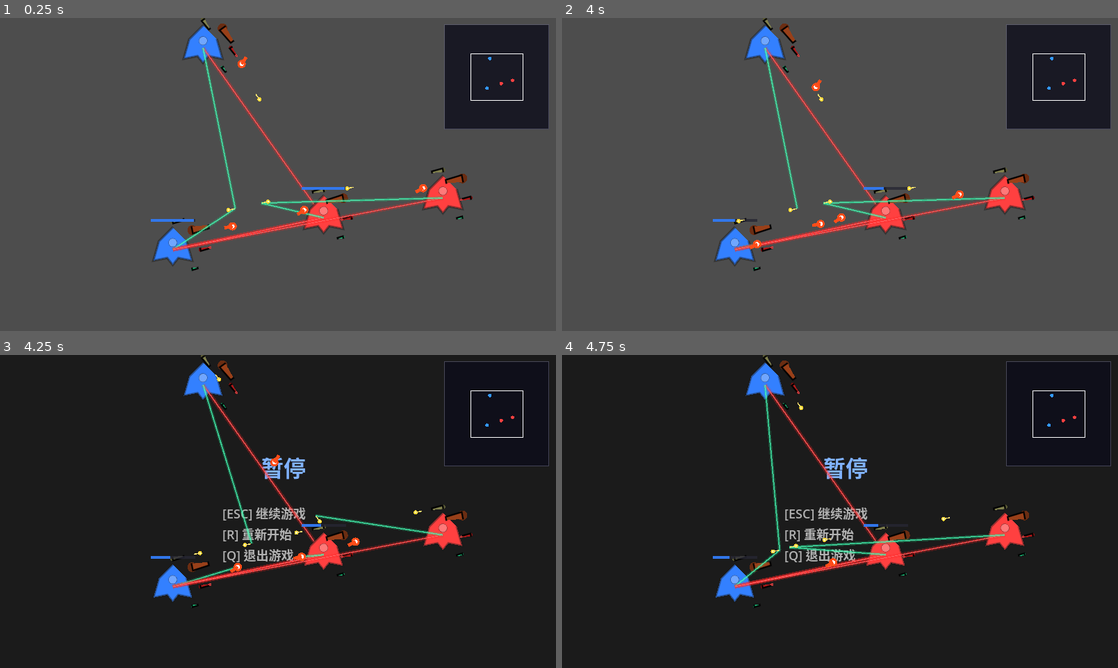
Above: before the commit, frames 1-4 (two rows, left to right).
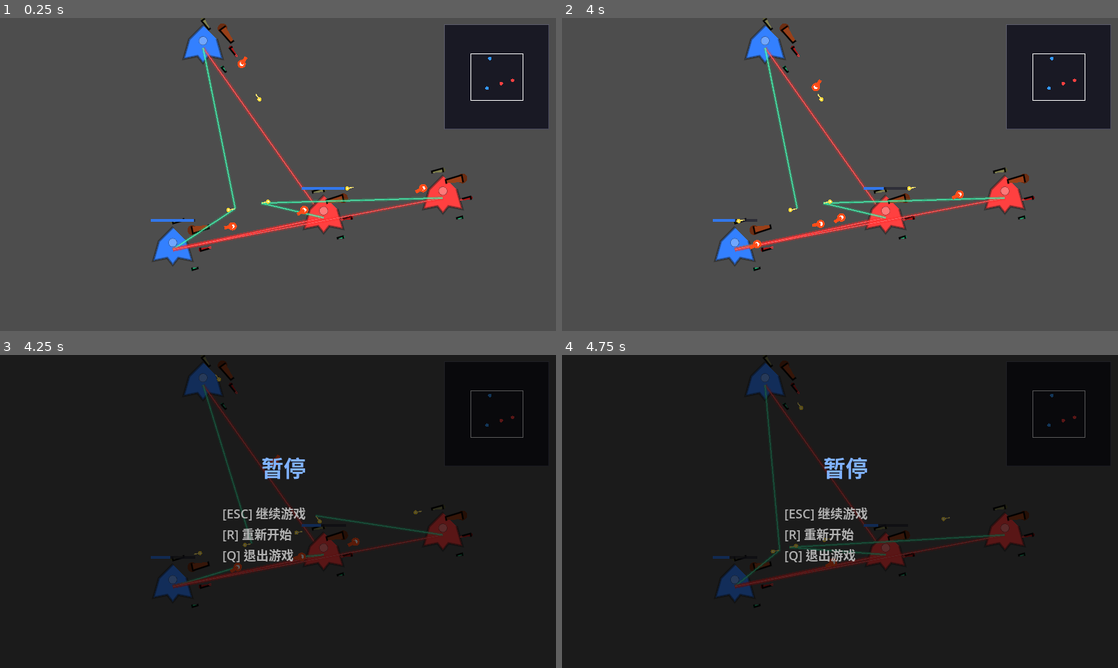
Above: after the commit, the same moments.

Repository: ZhanXuzhao/SpaceRTS
Game: Godot game, scene res://scenes/main.tscn
The game is run twice, just before and just after one commit, with the same random seed, the same clock (stepped at 60 frames per second) and the same inputs.
Inputs (mouse positions are in pixels of both pictures, inside the frame that each line leads up to):
- Up to frame 1 (0.25 s): no input
- Up to frame 2 (4 s): tap Enter at 0.5 s; move the mouse to (962, 158) at 0.52 s; tap R at 0.6, 2.1 s; click (962, 158) at 0.67 s; tap Q at 0.8, 2.3, 3.8 s; drag from (728, 190) to (767, 49) at 1.27 s; move the mouse to (895, 105) at 2.02 s; click (895, 105) at 2.17 s; drag from (812, 237) to (1006, 196) at 2.77 s; move the mouse to (1006, 221) at 3.52 s; hold A from 3.53 s (still down); hold Shift from 3.53 s (still down); click (1006, 221) at 3.67 s
- Up to frame 3 (4.25 s): keep holding A; keep holding Shift; tap Escape at 4.15 s
- Up to frame 4 (4.75 s): release A at 4.25 s; release Shift at 4.25 s; drag from (673, 464) to (884, 555) at 4.27 s

Frames 1-2 are identical in both runs. In frame 3, 4.5% of the frame differs, in the area x 27-99%, y 0-81%; in frame 4, 4.6%.

Commit message:
Fix: overlay drawn on CanvasLayer so it's always on top of game

Diff:
--- a/scripts/main.gd
+++ b/scripts/main.gd
@@ -12,7 +12,6 @@
 
 # ----- 框选状态 -----
 var _is_dragging: bool = false
-## 拖拽起止点（世界坐标）
 var _drag_start: Vector2 = Vector2.ZERO
 var _drag_end: Vector2 = Vector2.ZERO
 
@@ -34,9 +33,12 @@
 # ----- 暂停 -----
 var _paused: bool = false
 
+# ----- 菜单覆图层（CanvasLayer 始终在顶层） -----
+var _overlay_node: Node2D
+
 
 func _ready() -> void:
-	# 全屏：先设窗口尺寸匹配屏幕，再全屏
+	# 全屏
 	var screen_size = DisplayServer.screen_get_size()
 	get_window().size = screen_size
 	get_window().mode = Window.MODE_FULLSCREEN
@@ -50,7 +52,7 @@
 	add_child(_camera)
 	_camera.make_current()
 
-	# 小地图（CanvasLayer 不受相机影响）
+	# 小地图 CanvasLayer
 	var canvas_layer = CanvasLayer.new()
 	canvas_layer.name = "MinimapLayer"
 	add_child(canvas_layer)
@@ -59,6 +61,15 @@
 	canvas_layer.add_child(_minimap_node)
 	_minimap_node.camera_ref = _camera
 
+	# 菜单覆图层（CanvasLayer，始终在最上层）
+	var overlay_layer = CanvasLayer.new()
+	overlay_layer.name = "OverlayLayer"
+	add_child(overlay_layer)
+	_overlay_node = Node2D.new()
+	overlay_layer.add_child(_overlay_node)
+	_overlay_node.set_script(preload("res://scripts/overlay.gd"))
+	_overlay_node.main = self
+
 	_spawn_units()
 
 
@@ -66,7 +77,6 @@
 	if _game_over or _paused:
 		if _paused:
 			_minimap_node.queue_redraw()
-		return
 		return
 	_check_game_over()
 
@@ -114,47 +124,39 @@
 	if blue_alive == 0:
 		_game_over = true
 		_winner = "红队"
+		_overlay_node.queue_redraw()
 	elif red_alive == 0:
 		_game_over = true
 		_winner = "蓝队"
-
-	if _game_over:
-		queue_redraw()
+		_overlay_node.queue_redraw()
 
 
 func _input(event: InputEvent) -> void:
-	# ---- 游戏结束时的键盘操作 ----
-	if _game_over:
+	# ---- 游戏结束 / 暂停时的键盘操作 ----
+	if _game_over or _paused:
 		if event is InputEventKey and event.pressed:
-			if event.keycode == KEY_R:
-				get_tree().reload_current_scene()
-			elif event.keycode == KEY_Q:
-				get_tree().quit()
-		return
-
-	# ---- ESC 暂停/继续 + 暂停时操作 ----
-	if event is InputEventKey and event.pressed:
-		if event.keycode == KEY_ESCAPE:
-			_paused = not _paused
-			_attack_cursor_mode = false
-			queue_redraw()
-			return
-		if _paused:
-			if event.keycode == KEY_R:
-				get_tree().reload_current_scene()
-			elif event.keycode == KEY_Q:
-				get_tree().quit()
-			return
-
-	if _paused:
+			match event.keycode:
+				KEY_ESCAPE:
+					if _paused and not _game_over:
+						_paused = false
+						_overlay_node.queue_redraw()
+				KEY_R:
+					get_tree().reload_current_scene()
+				KEY_Q:
+					get_tree().quit()
+		return
+
+	# ---- ESC 暂停 ----
+	if event is InputEventKey and event.pressed and event.keycode == KEY_ESCAPE:
+		_paused = true
+		_attack_cursor_mode = false
+		_overlay_node.queue_redraw()
 		return
 
 	# 清除已死亡的选中单位
-	_selected_units = _selected_units.filter(
-		func(u): return is_instance_valid(u) and u.hull > 0
-	)
-
-	# ---- 键盘：A 键切换攻击光标模式 ----
+	_selected_units = _selected_units.filter(func(u): return is_instance_valid(u) and u.hull > 0)
+
+	# ---- 键盘：A / ESC ----
 	if event is InputEventKey and event.pressed:
 		if event.keycode == KEY_A and not event.echo:
 			_attack_cursor_mode = not _attack_cursor_mode
@@ -170,7 +172,7 @@
 		elif event.button_index == MOUSE_BUTTON_WHEEL_DOWN:
 			_zoom_target = clamp(_zoom_target / 1.1, 0.3, 3.0)
 
-	# ---- 左键按下 ----
+	# ---- 左键 ----
 	if event is InputEventMouseButton and event.button_index == MOUSE_BUTTON_LEFT:
 		if event.pressed:
 			if _attack_cursor_mode:
@@ -178,7 +180,6 @@
 				_attack_cursor_mode = false
 				queue_redraw()
 			else:
-				# 正常模式：开始框选（存世界坐标）
 				_is_dragging = true
 				_drag_start = _screen_to_world(event.position)
 				_drag_end = _drag_start
@@ -190,12 +191,12 @@
 				_apply_selection()
 				queue_redraw()
 
-	# ---- 鼠标移动（拖拽中更新选框） ----
+	# ---- 鼠标移动（拖拽中） ----
 	if event is InputEventMouseMotion and _is_dragging:
 		_drag_end = _screen_to_world(event.position)
 		queue_redraw()
 
-	# ---- 右键：移动/攻击 ----
+	# ---- 右键 ----
 	if event is InputEventMouseButton and event.button_index == MOUSE_BUTTON_RIGHT:
 		if event.pressed and _selected_units.size() > 0:
 			_attack_cursor_mode = false
@@ -243,58 +244,50 @@
 	return null
 
 
-func _draw() -> void:
-	# ---- 游戏结束画面（相机空间） ----
+func _draw_overlay() -> void:
+	"""在 CanvasLayer 上绘制暂停/游戏结束画面（屏幕坐标）"""
+	var vsize = get_viewport().get_visible_rect().size
+
 	if _game_over:
-		var cam_pos = _camera.global_position
-		var vsize = get_viewport().get_visible_rect().size / _camera.zoom
-		var top_left = cam_pos - vsize / 2
-		var overlay = Rect2(top_left, vsize)
-		draw_rect(overlay, Color(0, 0, 0, 0.65), true)
-
-		var center = cam_pos
+		draw_rect(Rect2(Vector2.ZERO, vsize), Color(0, 0, 0, 0.65), true)
+		var center = vsize / 2
 		var is_victory = _winner == "蓝队"
 		var title = "胜利！" if is_victory else "失败！"
 		var title_color = Color(0.3, 1.0, 0.5) if is_victory else Color(1.0, 0.3, 0.3)
 		var font = ThemeDB.fallback_font
-		var title_size = font.get_string_size(title, HORIZONTAL_ALIGNMENT_CENTER, -1, 32)
-		font.draw_string(get_canvas_item(), center - title_size / 2 - Vector2(0, 60), title,
+		var ts = font.get_string_size(title, HORIZONTAL_ALIGNMENT_CENTER, -1, 32)
+		font.draw_string(get_canvas_item(), center - ts / 2 - Vector2(0, 60), title,
 			HORIZONTAL_ALIGNMENT_CENTER, -1, 32, title_color)
-		var subtitle = _winner + "获胜"
-		font.draw_string(get_canvas_item(), center - Vector2(40, 10), subtitle,
+		font.draw_string(get_canvas_item(), center - Vector2(40, 10), _winner + "获胜",
 			HORIZONTAL_ALIGNMENT_CENTER, -1, 22, Color.WHITE)
 		font.draw_string(get_canvas_item(), center - Vector2(80, 40), "[R] 重新开始",
 			HORIZONTAL_ALIGNMENT_CENTER, -1, 18, Color(0.7, 0.7, 0.7))
 		font.draw_string(get_canvas_item(), center - Vector2(80, 70), "[Q] 退出游戏",
 			HORIZONTAL_ALIGNMENT_CENTER, -1, 18, Color(0.7, 0.7, 0.7))
-		return
-
-	# ---- 暂停画面 ----
-	if _paused and not _game_over:
-		var cam_pos = _camera.global_position
-		var vsize = get_viewport().get_visible_rect().size / _camera.zoom
-		var top_left = cam_pos - vsize / 2
-		draw_rect(Rect2(top_left, vsize), Color(0, 0, 0, 0.65), true)
-		var c = cam_pos
+
+	elif _paused:
+		draw_rect(Rect2(Vector2.ZERO, vsize), Color(0, 0, 0, 0.65), true)
+		var center = vsize / 2
 		var font = ThemeDB.fallback_font
-		font.draw_string(get_canvas_item(), c - Vector2(40, 50), "  暂停",
+		font.draw_string(get_canvas_item(), center - Vector2(40, 50), "  暂停",
 			HORIZONTAL_ALIGNMENT_CENTER, -1, 32, Color(0.5, 0.7, 1.0))
-		font.draw_string(get_canvas_item(), c - Vector2(80, -10), "[ESC] 继续游戏",
-			HORIZONTAL_ALIGNMENT_CENTER, -1, 18, Color(0.7, 0.7, 0.7))
-		font.draw_string(get_canvas_item(), c - Vector2(80, -40), "[R] 重新开始",
-			HORIZONTAL_ALIGNMENT_CENTER, -1, 18, Color(0.7, 0.7, 0.7))
-		font.draw_string(get_canvas_item(), c - Vector2(80, -70), "[Q] 退出游戏",
-			HORIZONTAL_ALIGNMENT_CENTER, -1, 18, Color(0.7, 0.7, 0.7))
-		return
-
-	# 框选矩形（世界坐标绘制）
+		font.draw_string(get_canvas_item(), center - Vector2(80, -10), "[ESC] 继续游戏",
+			HORIZONTAL_ALIGNMENT_CENTER, -1, 18, Color(0.7, 0.7, 0.7))
+		font.draw_string(get_canvas_item(), center - Vector2(80, -40), "[R] 重新开始",
+			HORIZONTAL_ALIGNMENT_CENTER, -1, 18, Color(0.7, 0.7, 0.7))
+		font.draw_string(get_canvas_item(), center - Vector2(80, -70), "[Q] 退出游戏",
+			HORIZONTAL_ALIGNMENT_CENTER, -1, 18, Color(0.7, 0.7, 0.7))
+
+
+func _draw() -> void:
+	# 框选矩形（世界坐标）
 	if _is_dragging:
 		var rect = _get_drag_rect()
 		if rect.has_area():
 			draw_rect(rect, Color(0.2, 0.5, 1.0, 0.15), true)
 			draw_rect(rect, Color(0.2, 0.5, 1.0, 0.8), false, 1.5)
 
-	# 攻击光标模式提示（屏幕坐标 → 转世界坐标）
+	# 攻击光标模式提示
 	if _attack_cursor_mode:
 		var world_mouse = _screen_to_world(get_viewport().get_mouse_position())
 		const CROSS_SIZE: float = 12.0
@@ -369,7 +362,6 @@
 	add_child(unit)
 	_units.append(unit)
 
-	# 每种武器各一个
 	unit._slot_weapons[0] = Weapon.create_bullet()
 	unit._slot_weapons[1] = Weapon.create_missile()
 	unit._slot_weapons[2] = Weapon.create_laser()
--- /dev/null
+++ b/scripts/overlay.gd
@@ -0,0 +1,43 @@
+extends Node2D
+
+## 指向 Main 的引用
+var main: Node2D = null
+
+
+func _draw() -> void:
+	if main == null:
+		return
+	if not (main._game_over or main._paused):
+		return
+
+	var vsize = get_viewport().get_visible_rect().size
+
+	# 半透明遮罩
+	draw_rect(Rect2(Vector2.ZERO, vsize), Color(0, 0, 0, 0.65), true)
+
+	var center = vsize / 2
+	var font = ThemeDB.fallback_font
+
+	if main._game_over:
+		var is_victory = main._winner == "蓝队"
+		var title = "胜利！" if is_victory else "失败！"
+		var title_color = Color(0.3, 1.0, 0.5) if is_victory else Color(1.0, 0.3, 0.3)
+		var ts = font.get_string_size(title, HORIZONTAL_ALIGNMENT_CENTER, -1, 32)
+		font.draw_string(get_canvas_item(), center - ts / 2 - Vector2(0, 60), title,
+			HORIZONTAL_ALIGNMENT_CENTER, -1, 32, title_color)
+		font.draw_string(get_canvas_item(), center - Vector2(40, 10), main._winner + "获胜",
+			HORIZONTAL_ALIGNMENT_CENTER, -1, 22, Color.WHITE)
+		font.draw_string(get_canvas_item(), center - Vector2(80, 40), "[R] 重新开始",
+			HORIZONTAL_ALIGNMENT_CENTER, -1, 18, Color(0.7, 0.7, 0.7))
+		font.draw_string(get_canvas_item(), center - Vector2(80, 70), "[Q] 退出游戏",
+			HORIZONTAL_ALIGNMENT_CENTER, -1, 18, Color(0.7, 0.7, 0.7))
+
+	elif main._paused:
+		font.draw_string(get_canvas_item(), center - Vector2(40, 50), "  暂停",
+			HORIZONTAL_ALIGNMENT_CENTER, -1, 32, Color(0.5, 0.7, 1.0))
+		font.draw_string(get_canvas_item(), center - Vector2(80, -10), "[ESC] 继续游戏",
+			HORIZONTAL_ALIGNMENT_CENTER, -1, 18, Color(0.7, 0.7, 0.7))
+		font.draw_string(get_canvas_item(), center - Vector2(80, -40), "[R] 重新开始",
+			HORIZONTAL_ALIGNMENT_CENTER, -1, 18, Color(0.7, 0.7, 0.7))
+		font.draw_string(get_canvas_item(), center - Vector2(80, -70), "[Q] 退出游戏",
+			HORIZONTAL_ALIGNMENT_CENTER, -1, 18, Color(0.7, 0.7, 0.7))
